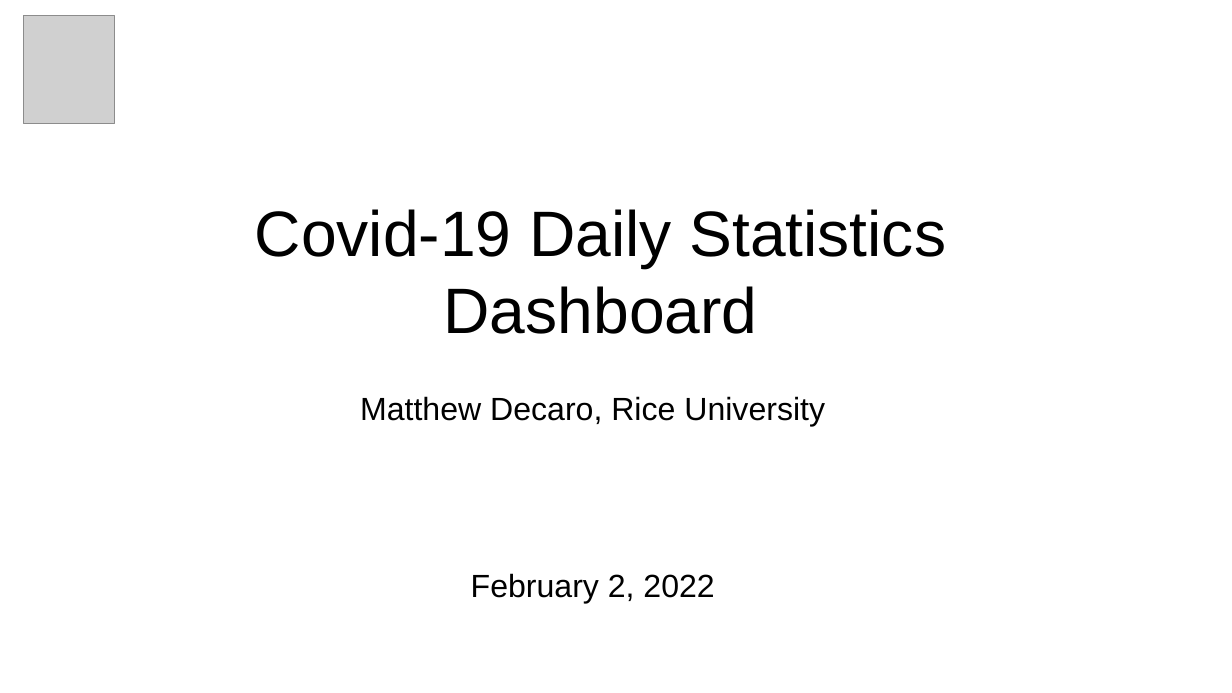
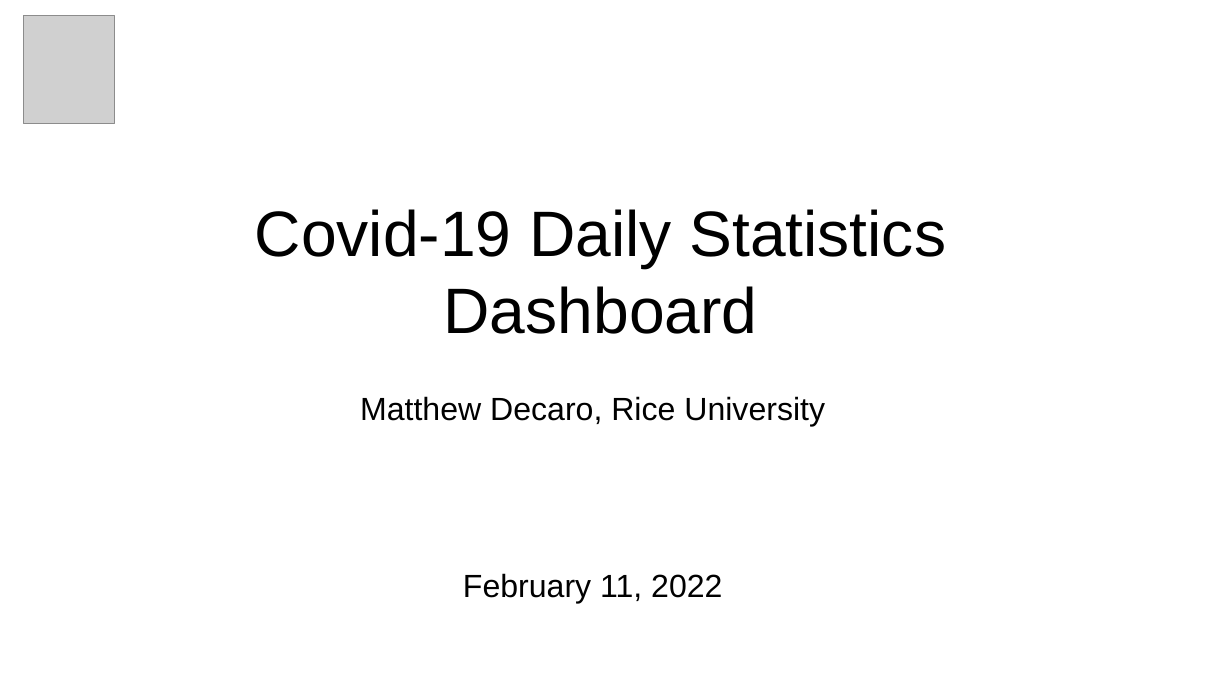
Before and after one commit to msdec321/DataAnalysisWorkbooks, a slide deck: slide 1 of Covid19/Covid19_dashboard.pptx. Drawn at 1232x693 pixels with LibreOffice and Linux fonts; fonts in the diff are those of the drawing; grey boxes stand for pictures. Boxes give left, top, right and bottom in pixels: in the first picture for what was removed or moved away, otherwise in the second. Text is boxed around its words. In the diff, an @@ line names an element or a change of style, - is before the commit and + after.

Commit message:
Updated pptx dashboard

```diff
--- a/Covid19/Covid19_dashboard.pptx
+++ b/Covid19/Covid19_dashboard.pptx
@@ text at [463,573,722,604]: text changed @@
-February 2, 2022
+February 11, 2022
```
